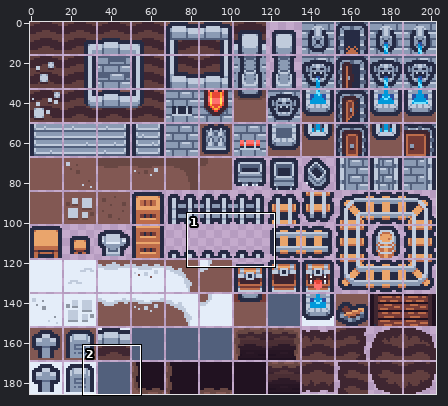
One commit to this sprite sheet: Assets/Graphics/Sprites/Spritesheet.png. Above: a wide view before the commit, with the close-up outlined.
Close-up. Earlier state:
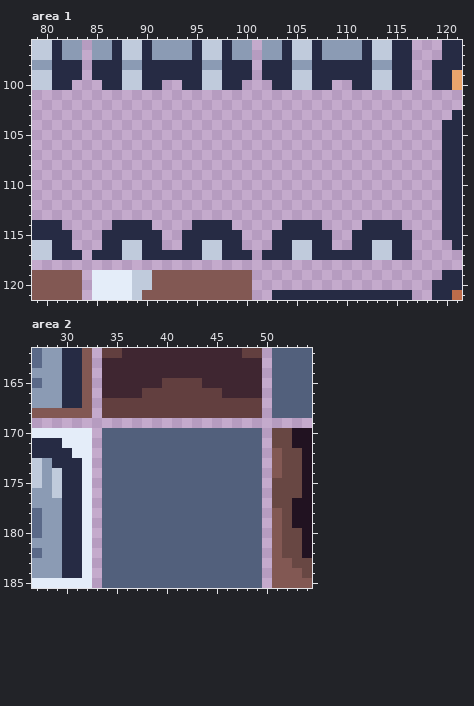
The file is 203x186 pixels. Colours within 5 levels of each other are drawn and written as one. Shown: area 1: x 79..121, y 96..121; area 2: x 27..54, y 162..185.
Now the later version:
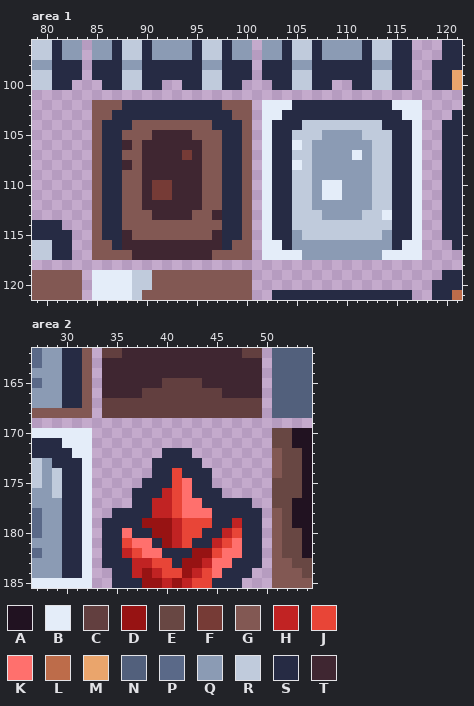
Palette (. is transparent): A #211221  B #e4edf9  C #623f3f  D #971313  E #684743  F #763b36  G #825853  H #c12323  J #e84537  K #ff706d  L #bd6c4a  M #eaa56c  N #52607c  P #5a6988  Q #8b9bb4  R #c0cbdc  S #262b44  T #3f2631
Difference:
Changed rows in their new state; - is an unchanged pixel.
Area 1:
first column x 83:
102 --GGGSSSSSSSSSSGGG-BBBSSSSSSSSSSBBB
103 --GGSSSSSSSSSSSSGG-BBSSSSSSSSSSSSBB
104 --GSSSGGGGGGGGSSSG-BSSSRRRRRRRRSSSB
105 --GSSGGGTTTTGGGSSG-BSSRRRQQQQRRRSSB
106 --GSSTGTTTTTTGGSSG-BSSBRQQQQQQRRSSB
107 --GSSGGTTTTFTGGSSG-BSSRRQQQQBQRRSSB
108 --GSSTGTTTTTTGGSSG-BSSBRQQQQQQRRSSB
109 --GSSGGTTTTTTGGSSG-BSSRRQQQQQQRRSSB
110 --GSSGGTFFTTTGGSSG-BSSRRQBBQQQRRSSB
111 --GSSGGTFFTTTGGSSG-BSSRRQBBQQQRRSSB
112 --GSSGGTTTTTTGGSSG-BSSRRQQQQQQRRSSB
113 --GSSGGGTTTTGGTSSG-BSSRRRQQQQRRBSSB
114 --GS-GGGGGGGGGG-SG-BS-RRRRRRRRRR-SB
115 --G--TGGGGGGGGT--G-B--QRRRRRRRRQ--B
116 --GG-TTTTTTTTTT-GG-BB-QQQQQQQQQQ-BB
117 .-GGGGTTTTTTTTGGGG-BBBBQQQQQQQQBBBB
Area 2:
first column x 34:
170 ................
171 ................
172 ......SSS.......
173 .....SSSSS......
174 .....SSJSSS.....
175 ....SSSJKSS.....
176 ...SSSHJKSSS....
177 ...SSHHJKKSSSSS.
178 .SSSSHHJKKKSSSSS
179 SSSSDDDHJJJSSHSS
180 SSKSSDDHJJSSHJSS
181 SSJKKSDHJSSHJKSS
182 SSHJKKSSSDDJKKSS
183 SSSHHJJSDDHKKSSS
184 .SSHDHJJDHJKSSS.
185 .SSSDDHDHJJSSS..
Pixel boxes of the changes (left, top, right, bottom) in both close-ups:
changed: (72, 100, 422, 260)
changed: (102, 428, 262, 588)
